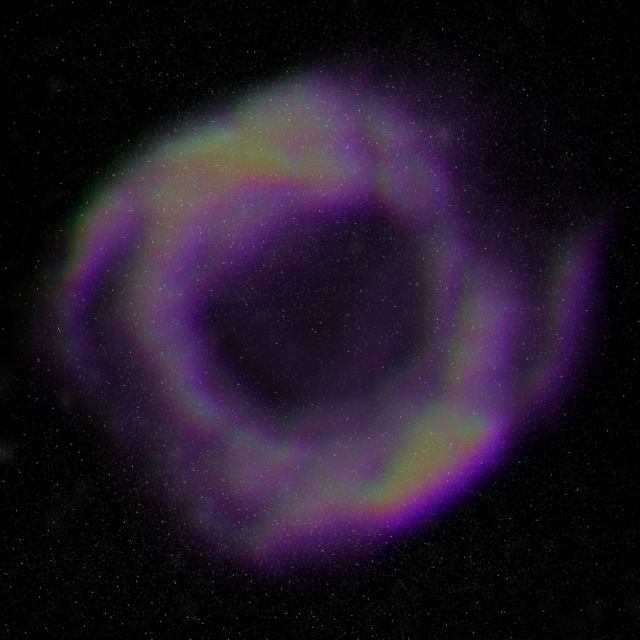
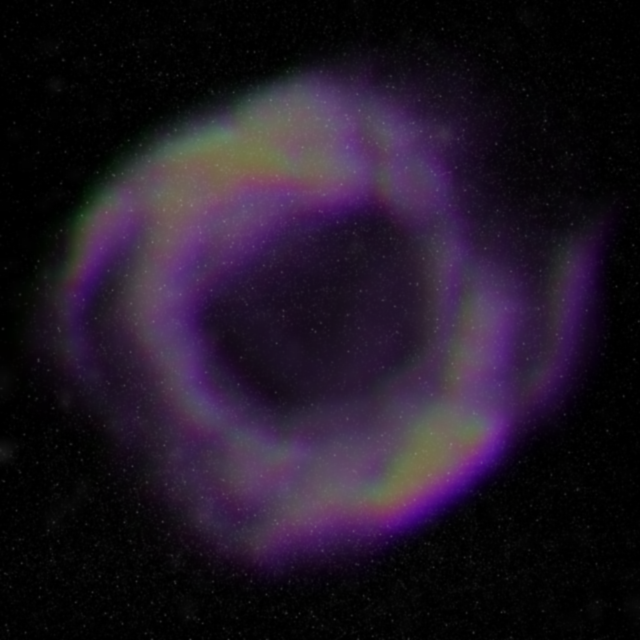
The second w=640, h=640 image is a revision of the first. Changes to its layers:
removed layer "Layer 1" over [0, 0, 640, 640]
removed layer "Background" over [0, 0, 640, 640]
